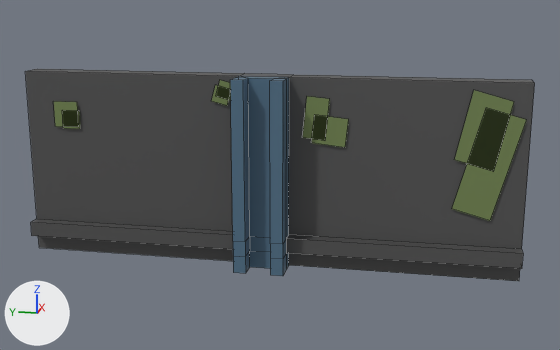
Two versions of the FBX model AdamURP/Assets/01 Mesh/enviro/mur4.fbx, one commit apart.
Before and after are seen from a 50 mm lens placed at (-13.46, -7.58, 5.09), pointed at (-0.01, -4.89, 1.72). The axes (+X, +Y, +Z) are drawn at lower left. The lights are the same throughout. Mesh edges are drawn as thin lines. Where no turn or scale is listed for an object, it has been applied to the vertices.

Objects in the first picture: 'mur_midlle'.
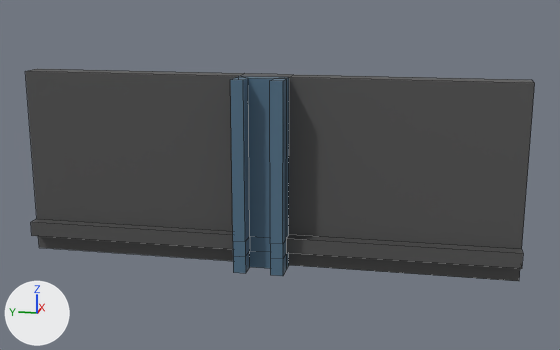
Where the change shows, as pixel boxes [x1, y1, x2, y2] in the pictures (560 x 350 px):
part 1 of me_mesh, deleted (green): before [54, 80, 527, 221]

What the commit changed:
me_mesh is used by ob_mur_midlle; location (0.0, 0.0, 0.0).
me_mesh had 90 vertices, 56 faces and spanned x -0.57..0.45, y -9.19..0.0, z 0.0..3.5.
me_mesh now has 58 vertices, 48 faces and spans x -0.57..0.45, y -9.19..0.0, z 0.0..3.5.
me_mesh part 1: 8 loose pieces with 32 vertices, spanning x -0.04, y -9.11..-0.55, z 1.09..3.43, are deleted.
me_mesh no longer uses material mat_paper1 (green #728550).
